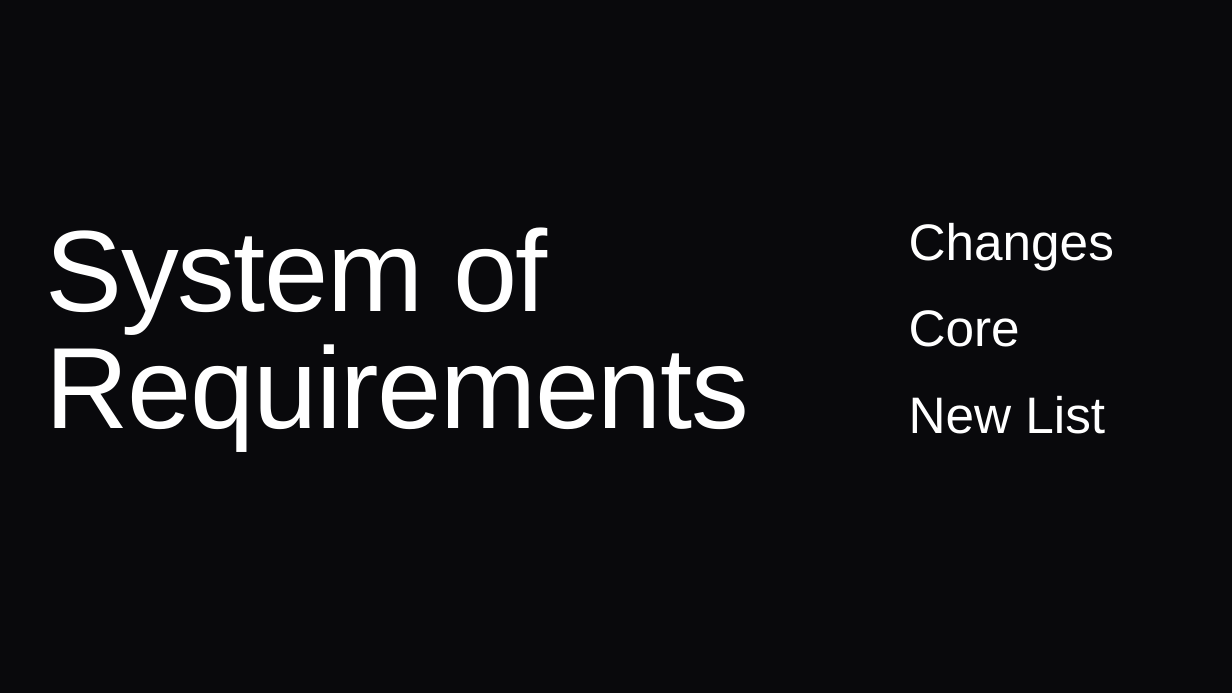
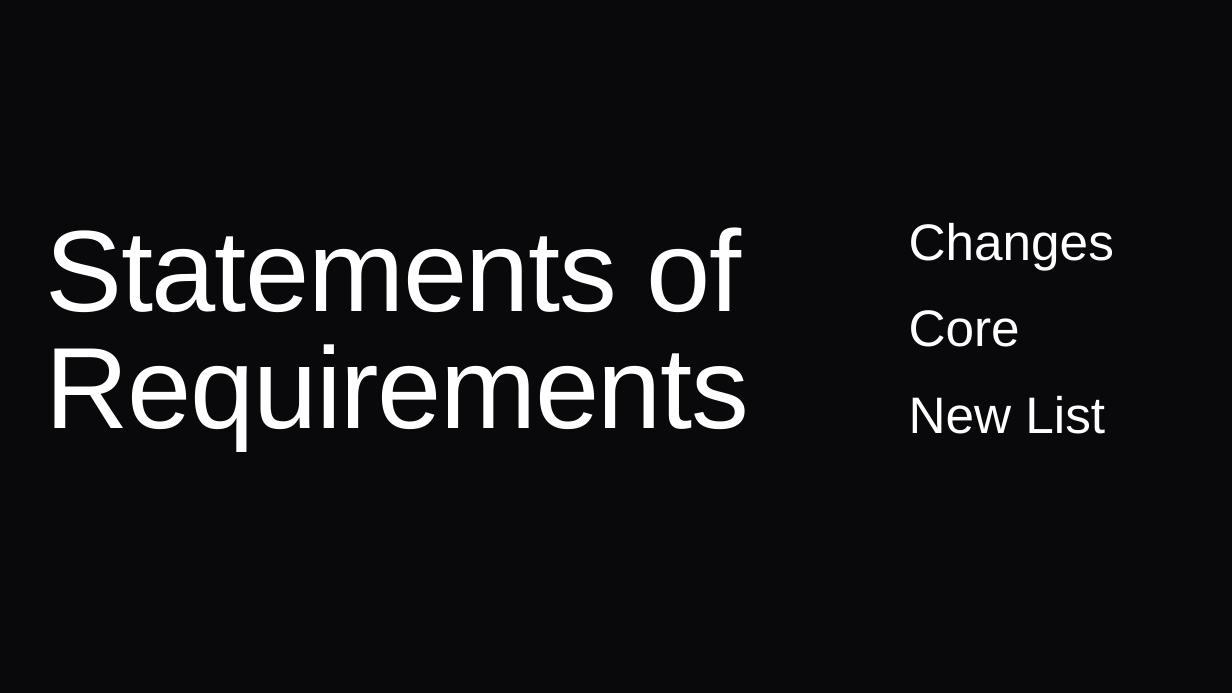
Before and after one commit to ginassadauskas/Project5Group1, a slide deck: slide 5 of Legal/StatementOfRequirementsV3.pptx (slide 3 before the commit). Drawn at 1232x693 pixels with LibreOffice and Linux fonts; fonts in the diff are those of the drawing. Boxes give left, top, right and bottom in pixels: in the first picture for what was removed or moved away, otherwise in the second. Text is boxed around its words. In the diff, an @@ line names an element or a change of style, - is before the commit and + after.

```diff
--- a/Legal/StatementOfRequirementsV3.pptx
+++ b/Legal/StatementOfRequirementsV3.pptx
@@ title at <box>46,227,750,449</box>: text changed @@
-System of
-Requirements
+Statements of
+Requirements
```
Also in this commit, not shown: 2 slides added.
